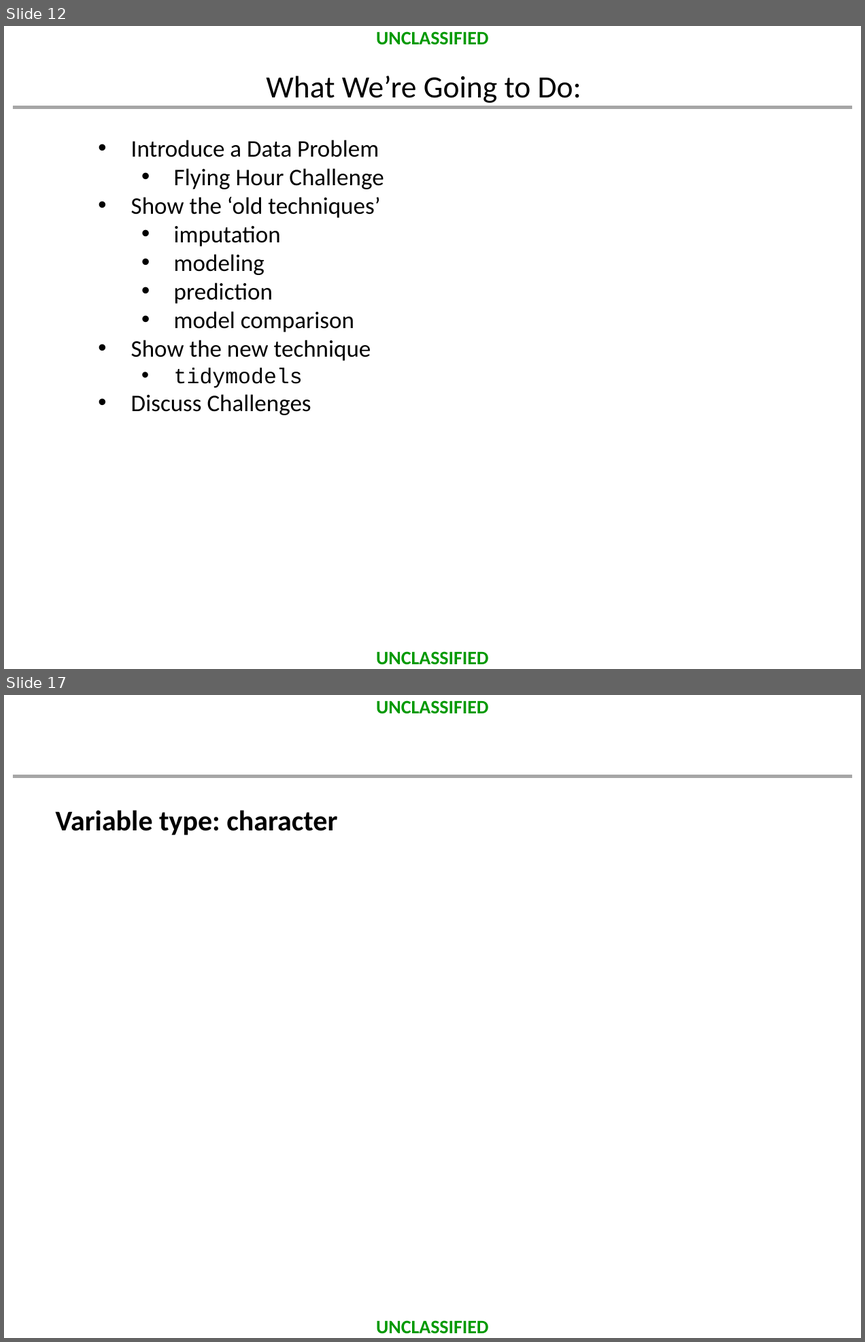
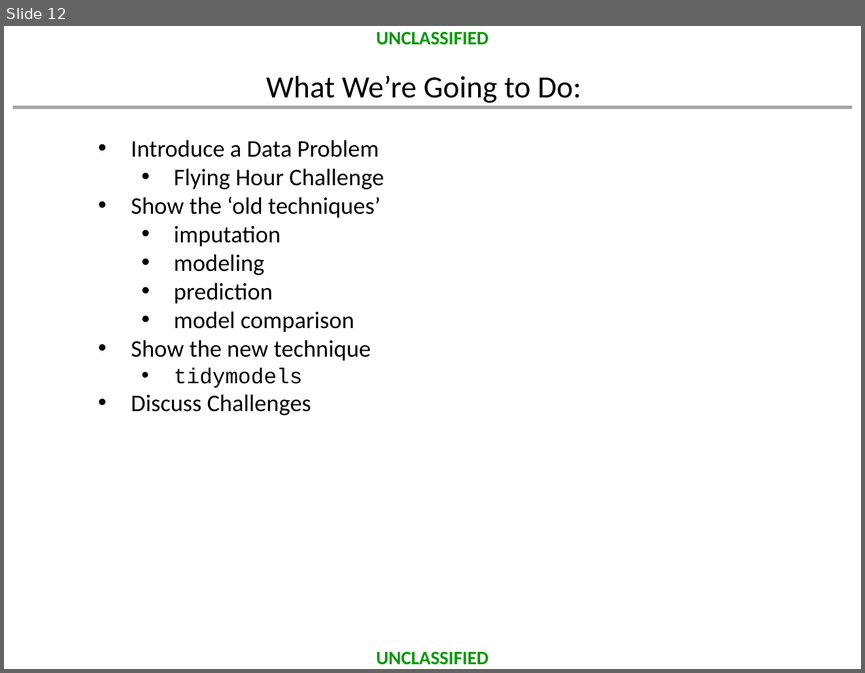
Before and after one commit to dusty-turner/MORSEmergingTechniques2019, a slide deck: MORS_Emerging_Techniques_Tidymodels.pptx. Shown one above the other, each under a label of ours: slides 12 and 17 before the commit, slide 12 after it; the slides between them are not shown. The pictures are 865x1342 and 865x673 pixels, drawn with LibreOffice and Linux fonts; fonts in the diff are those of the drawing; background and template pictures are left out. Boxes give left, top, right and bottom in pixels: in the first picture for what was removed or moved away, otherwise in the second. Text is boxed around its words. In the diff, an @@ line names an element or a change of style, - is before the commit and + after.

```diff
--- a/MORS_Emerging_Techniques_Tidymodels.pptx
+++ b/MORS_Emerging_Techniques_Tidymodels.pptx
@@ slide 17 removed at [4, 695, 861, 1338], background #FFFFFF; not listed: 3 template elements that a slide beside it also shows @@
@@ text removed at [56, 810, 337, 835] @@
-Variable type: character
```
Also in this commit, not shown: 7 slides changed, 3 slides added, 4 other slides removed, 34 other files.
